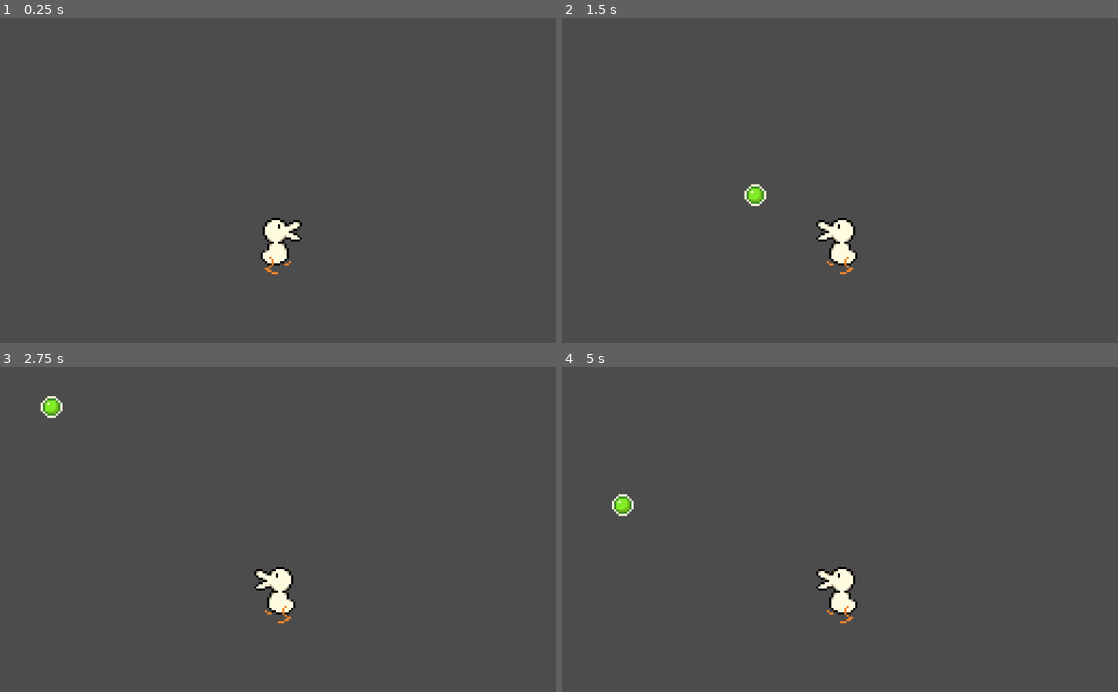
Above: before the commit, frames 1-4 (two rows, left to right).
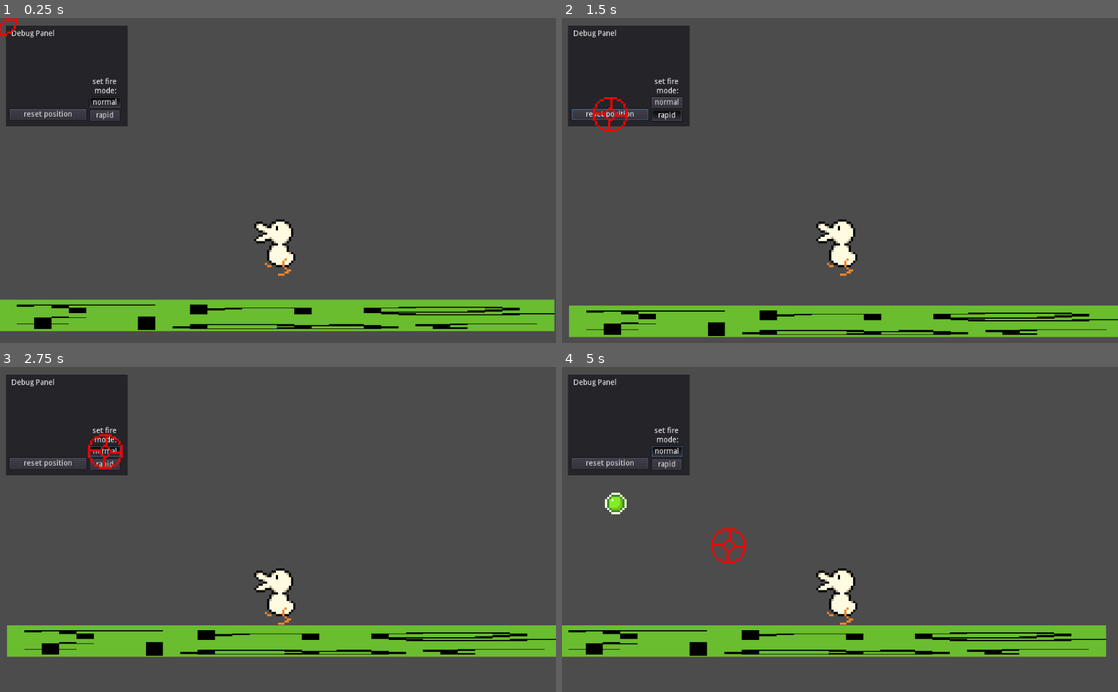
Above: after the commit, the same moments.

Repository: OwlBag/peanor
Game: Godot game, scene res://scenes/world.tscn
The game is run twice, just before and just after one commit, with the same random seed, the same clock (stepped at 60 frames per second) and the same inputs. Before the commit the project starts from res://scenes/main.tscn.
Inputs (mouse positions are in pixels of both pictures, inside the frame that each line leads up to):
- Up to frame 1 (0.25 s): no input
- Up to frame 2 (1.5 s): click (667, 115) at 0.5 s, where only the run after the commit has a clickable "rapid"; click (612, 115) at 1.25 s, where only the run after the commit has a clickable "reset position"
- Up to frame 3 (2.75 s): click (105, 451) at 2 s, where only the run after the commit has a clickable "normal"
- Up to frame 4 (5 s): click (667, 451) at 2.75 s, where only the run after the commit has a clickable "normal"; move the mouse to (962, 513) at 3.52 s; hold D (player_right, bound only after the commit) 3.53-4.28 s; click (962, 513) at 3.67 s; move the mouse to (728, 545) at 4.27 s; hold A (player_left, bound only after the commit) from 4.28 s (still down); click (728, 545) at 4.42 s

The runs differ from the first frame. In frame 1, 17% of the frame differs, in the area x 0-100%, y 0-97%; in frame 2, 17%; in frame 3, 16%; in frame 4, 17%, in the area x 0-98%, y 2-90%.

Commit message:
moving and debug stuff

Diff:
--- /dev/null
+++ b/fireModeToggleButtonGroup.tres
@@ -0,0 +1,3 @@
+[gd_resource type="ButtonGroup" format=2]
+
+[resource]
--- a/project.godot
+++ b/project.godot
@@ -11,7 +11,7 @@
 [application]
 
 config/name="Peanor"
-run/main_scene="res://scenes/main.tscn"
+run/main_scene="res://scenes/world.tscn"
 config/icon="res://icon.png"
 
 [gui]
@@ -42,6 +42,24 @@
 "svg/scale": 1.0
 }
 
+[input]
+
+player_left={
+"deadzone": 0.5,
+"events": [ Object(InputEventKey,"resource_local_to_scene":false,"resource_name":"","device":0,"alt":false,"shift":false,"control":false,"meta":false,"command":false,"pressed":false,"scancode":65,"physical_scancode":0,"unicode":0,"echo":false,"script":null)
+ ]
+}
+player_right={
+"deadzone": 0.5,
+"events": [ Object(InputEventKey,"resource_local_to_scene":false,"resource_name":"","device":0,"alt":false,"shift":false,"control":false,"meta":false,"command":false,"pressed":false,"scancode":68,"physical_scancode":0,"unicode":0,"echo":false,"script":null)
+ ]
+}
+player_jump={
+"deadzone": 0.5,
+"events": [ Object(InputEventKey,"resource_local_to_scene":false,"resource_name":"","device":0,"alt":false,"shift":false,"control":false,"meta":false,"command":false,"pressed":false,"scancode":0,"physical_scancode":32,"unicode":0,"echo":false,"script":null)
+ ]
+}
+
 [physics]
 
 common/enable_pause_aware_picking=true
--- /dev/null
+++ b/scenes/crosshair.gd
@@ -0,0 +1,16 @@
+extends Node2D
+
+
+# Declare member variables here. Examples:
+# var a = 2
+# var b = "text"
+
+
+# Called when the node enters the scene tree for the first time.
+func _ready():
+	Input.set_mouse_mode(Input.MOUSE_MODE_HIDDEN)
+
+
+# Called every frame. 'delta' is the elapsed time since the previous frame.
+func _process(delta):
+	position = get_global_mouse_position()
--- /dev/null
+++ b/scenes/crosshair.tscn
@@ -0,0 +1,11 @@
+[gd_scene load_steps=3 format=2]
+
+[ext_resource path="res://assets/sprites/peanor/crosshair.png" type="Texture" id=1]
+[ext_resource path="res://scenes/crosshair.gd" type="Script" id=2]
+
+[node name="crosshair" type="Node2D"]
+scale = Vector2( 4, 4 )
+script = ExtResource( 2 )
+
+[node name="Sprite" type="Sprite" parent="."]
+texture = ExtResource( 1 )
--- /dev/null
+++ b/scenes/debug.gd
@@ -0,0 +1,28 @@
+extends Control
+
+
+# Declare member variables here. Examples:
+# var a = 2
+# var b = "text"
+
+var peanor
+
+# Called when the node enters the scene tree for the first time.
+func _ready():
+	peanor = get_tree().get_root().find_node("Peanor", true, false)
+
+
+# Called every frame. 'delta' is the elapsed time since the previous frame.
+#func _process(delta):
+#	pass
+
+func _on_normalbtn_pressed():
+	peanor.setFireMode(0)
+
+func _on_rapidbtn_pressed():
+	peanor.setFireMode(1)
+
+func _on_resetbtn_pressed():
+	peanor.global_position = Vector2(500, 400)
+	peanor.velocity.y = 100
+	peanor.move_and_slide(peanor.velocity)
--- /dev/null
+++ b/scenes/debug.tscn
@@ -0,0 +1,64 @@
+[gd_scene load_steps=4 format=2]
+
+[ext_resource path="res://fireModeToggleButtonGroup.tres" type="ButtonGroup" id=1]
+[ext_resource path="res://scenes/debug.gd" type="Script" id=3]
+
+[sub_resource type="Theme" id=2]
+
+[node name="Control" type="Control"]
+margin_right = 223.0
+margin_bottom = 185.0
+theme = SubResource( 2 )
+script = ExtResource( 3 )
+
+[node name="WindowDialog" type="Panel" parent="."]
+margin_right = 224.0
+margin_bottom = 186.0
+
+[node name="Label" type="Label" parent="WindowDialog"]
+margin_left = 10.0
+margin_top = 8.0
+margin_right = 90.0
+margin_bottom = 22.0
+text = "Debug Panel"
+
+[node name="normalbtn" type="Button" parent="."]
+margin_left = 154.0
+margin_top = 132.0
+margin_right = 211.0
+margin_bottom = 152.0
+rect_pivot_offset = Vector2( 33, 10 )
+toggle_mode = true
+pressed = true
+group = ExtResource( 1 )
+text = "normal"
+
+[node name="rapidbtn" type="Button" parent="."]
+margin_left = 155.0
+margin_top = 156.0
+margin_right = 209.0
+margin_bottom = 176.0
+rect_pivot_offset = Vector2( 33, 10 )
+toggle_mode = true
+group = ExtResource( 1 )
+text = "rapid"
+
+[node name="Label" type="Label" parent="."]
+margin_left = 141.0
+margin_top = 97.0
+margin_right = 227.0
+margin_bottom = 128.0
+text = "set fire
+mode:"
+align = 1
+
+[node name="resetbtn" type="Button" parent="."]
+margin_left = 7.0
+margin_top = 154.0
+margin_right = 148.0
+margin_bottom = 174.0
+text = "reset position"
+
+[connection signal="pressed" from="normalbtn" to="." method="_on_normalbtn_pressed"]
+[connection signal="pressed" from="rapidbtn" to="." method="_on_rapidbtn_pressed"]
+[connection signal="pressed" from="resetbtn" to="." method="_on_resetbtn_pressed"]
--- a/scenes/main.tscn
+++ /dev/null
@@ -1,33 +0,0 @@
-[gd_scene load_steps=7 format=2]
-
-[ext_resource path="res://assets/sprites/peanor/peanor.png" type="Texture" id=1]
-[ext_resource path="res://scripts/player.gd" type="Script" id=2]
-[ext_resource path="res://assets/sounds/peanor/fire.wav" type="AudioStream" id=3]
-[ext_resource path="res://assets/sounds/peanor/machinegun.wav" type="AudioStream" id=4]
-
-[sub_resource type="AudioStreamRandomPitch" id=1]
-audio_stream = ExtResource( 3 )
-
-[sub_resource type="AudioStreamRandomPitch" id=2]
-audio_stream = ExtResource( 4 )
-random_pitch = 1.08
-
-[node name="Node2D" type="Node2D"]
-
-[node name="Peanor" type="Node2D" parent="."]
-position = Vector2( 512, 417 )
-scale = Vector2( 4, 4 )
-script = ExtResource( 2 )
-
-[node name="Camera2D" type="Camera2D" parent="Peanor"]
-position = Vector2( 0, -30 )
-scale = Vector2( 0.25, 0.25 )
-
-[node name="PeaSound" type="AudioStreamPlayer" parent="Peanor"]
-stream = SubResource( 1 )
-
-[node name="PeanorSprite" type="Sprite" parent="Peanor"]
-texture = ExtResource( 1 )
-
-[node name="GunSound" type="AudioStreamPlayer" parent="Peanor"]
-stream = SubResource( 2 )
--- /dev/null
+++ b/scenes/normalbtn.gd
@@ -0,0 +1,21 @@
+extends Button
+
+
+# Declare member variables here. Examples:
+# var a = 2
+# var b = "text"
+var btngroup
+
+# Called when the node enters the scene tree for the first time.
+func _ready():
+	pass
+
+
+# Called every frame. 'delta' is the elapsed time since the previous frame.
+#func _process(delta):
+#	pass
+
+
+
+func _on_normalbtn_pressed():
+	get_tree().root.find_node("Peanor").fireMode
--- a/scenes/pea.tscn
+++ b/scenes/pea.tscn
@@ -4,6 +4,7 @@
 [ext_resource path="res://scripts/pea.gd" type="Script" id=2]
 
 [node name="Pea" type="Node2D"]
+scale = Vector2( 4, 4 )
 script = ExtResource( 2 )
 
 [node name="Pea" type="Sprite" parent="."]
--- /dev/null
+++ b/scenes/peanor.tscn
@@ -0,0 +1,46 @@
+[gd_scene load_steps=9 format=2]
+
+[ext_resource path="res://assets/sprites/peanor/peanor.png" type="Texture" id=1]
+[ext_resource path="res://scripts/player.gd" type="Script" id=2]
+[ext_resource path="res://assets/sounds/peanor/fire.wav" type="AudioStream" id=3]
+[ext_resource path="res://assets/sounds/peanor/machinegun.wav" type="AudioStream" id=4]
+[ext_resource path="res://scenes/debug.tscn" type="PackedScene" id=5]
+
+[sub_resource type="AudioStreamRandomPitch" id=1]
+audio_stream = ExtResource( 3 )
+
+[sub_resource type="AudioStreamRandomPitch" id=2]
+audio_stream = ExtResource( 4 )
+random_pitch = 1.08
+
+[sub_resource type="RectangleShape2D" id=3]
+extents = Vector2( 6, 13 )
+
+[node name="Peanor" type="KinematicBody2D"]
+scale = Vector2( 4, 4 )
+script = ExtResource( 2 )
+
+[node name="Camera2D" type="Camera2D" parent="."]
+position = Vector2( 0, -30 )
+scale = Vector2( 0.25, 0.25 )
+current = true
+
+[node name="Control" parent="Camera2D" instance=ExtResource( 5 )]
+margin_left = -501.0
+margin_top = -286.0
+margin_right = -278.0
+margin_bottom = -101.0
+
+[node name="PeaSound" type="AudioStreamPlayer" parent="."]
+stream = SubResource( 1 )
+
+[node name="PeanorSprite" type="Sprite" parent="."]
+texture = ExtResource( 1 )
+
+[node name="GunSound" type="AudioStreamPlayer" parent="."]
+stream = SubResource( 2 )
+volume_db = -3.0
+
+[node name="CollisionShape2D" type="CollisionShape2D" parent="."]
+position = Vector2( -1, 1 )
+shape = SubResource( 3 )
--- /dev/null
+++ b/scenes/world.tscn
@@ -0,0 +1,33 @@
+[gd_scene load_steps=6 format=2]
+
+[ext_resource path="res://scenes/peanor.tscn" type="PackedScene" id=1]
+[ext_resource path="res://scenes/crosshair.tscn" type="PackedScene" id=2]
+[ext_resource path="res://assets/music/funky music.ogg" type="AudioStream" id=3]
+[ext_resource path="res://assets/sprites/test/floor.png" type="Texture" id=4]
+
+[sub_resource type="RectangleShape2D" id=1]
+extents = Vector2( 512, 29.25 )
+
+[node name="Node2D" type="Node2D"]
+
+[node name="Peanor" parent="." instance=ExtResource( 1 )]
+position = Vector2( 514, 422 )
+
+[node name="StaticBody2D" type="StaticBody2D" parent="."]
+
+[node name="CollisionShape2D" type="CollisionShape2D" parent="StaticBody2D"]
+position = Vector2( 512, 570.25 )
+shape = SubResource( 1 )
+
+[node name="ColorRect" type="Sprite" parent="StaticBody2D"]
+position = Vector2( 512, 571 )
+scale = Vector2( 31.9375, 1.8125 )
+texture = ExtResource( 4 )
+
+[node name="crosshair" parent="." instance=ExtResource( 2 )]
+position = Vector2( 189, -127 )
+
+[node name="BGM" type="AudioStreamPlayer" parent="."]
+stream = ExtResource( 3 )
+volume_db = -5.0
+autoplay = true
--- a/scripts/pea.gd
+++ b/scripts/pea.gd
@@ -1,7 +1,6 @@
 extends Node2D
 
-var speed = 0;
-var direction = Vector2(0, 0);
+var peaVelocity = Vector2.ZERO
 
 var lifeTime = 60;
 
@@ -12,7 +11,7 @@
 
 # Called every frame. 'delta' is the elapsed time since the previous frame.
 func _process(delta):
-	position += direction * speed
+	position += peaVelocity * delta
 	lifeTime -= 1;
 
 	if lifeTime <= 0:
@@ -22,8 +21,7 @@
 	global_position = initialPosition
 	scale = Vector2(0.2, 0.2)
 	var tween = create_tween().set_trans(Tween.TRANS_BACK).set_ease(Tween.EASE_OUT)
-	tween.tween_property(self, "scale", Vector2(1, 1), 0.2)
+	tween.tween_property(self, "scale", Vector2(4, 4), 0.2)
 
-func setVelocity(newSpeed, newDirection):
-	speed = newSpeed;
-	direction = newDirection;
+func setVelocity(velocity):
+	peaVelocity = velocity
--- a/scripts/player.gd
+++ b/scripts/player.gd
@@ -1,9 +1,9 @@
-extends Node2D
+extends KinematicBody2D
 
 var mousePos = Vector2(0, 0)
 
 var firing = false
-var fireDelay = 10;
+var fireDelay = 0;
 var fireCountdown = 0;
 
 var fireOffset = Vector2(30, -20);
@@ -18,59 +18,100 @@
 enum {FIREMODE_NORMAL, FIREMODE_RAPID}
 
 var fireMode = FIREMODE_NORMAL
+var spread = 0
+var fireSpeed = 750;
 
 var spreadRng = RandomNumberGenerator.new()
+var speed = 500
+var velocity = Vector2.ZERO
+var falling = true
 
 # Called when the node enters the scene tree for the first time.
 func _ready():
-	mousePos = get_global_mouse_position()
+	adjustMousePos()
 	spreadRng.randomize()
+	setFireMode(FIREMODE_NORMAL)
+
 
 
 # Called every frame. 'delta' is the elapsed time since the previous frame.
 func _process(delta):
+	adjustMousePos()
 	if fireCountdown <= 0:
 		if firing:
-			fire(position, mousePos);
+			fire(position, mousePos, fireSpeed);
 			fireCountdown = fireDelay
 	else:
 		fireCountdown -= 1;
+
+	if Input.is_action_pressed("player_right"):
+		velocity.x = speed
+	elif Input.is_action_pressed("player_left"):
+		velocity.x = -speed
+	else:
+		velocity.x = 0
+
+
+func _physics_process(delta):
+	if !is_on_wall():
+		velocity.y += 10
+	else:
+		velocity.y = 0
+
+	if velocity.y != 0:
+		move_and_slide_with_snap(Vector2(0, velocity.y), Vector2(0, 1))
+
+	if velocity.x != 0:
+		move_and_slide_with_snap(Vector2(velocity.x, 0), Vector2(speed, 0))
 
 func _unhandled_input(event):
 #	print(event.as_text())
 	match event.get_class():
 		"InputEventMouseMotion":
-			mousePos = event.position
-			if mousePos.x < position.x:
-				mySprite.scale.x = -1
-				fireOffset.x = -30
-			else:
-				mySprite.scale.x = 1
-				fireOffset.x = 30
+			mousePos = event.position - get_viewport_rect().size/2 + position
 
 		"InputEventMouseButton":
-			if event.pressed:
-				firing = true
-				if event.doubleclick:
-					print ("double click")
-			else:
-				firing = false
+			if event.button_index == BUTTON_LEFT:
+				if event.pressed:
+					firing = true
+					if event.doubleclick:
+						print ("double click")
+				else:
+					firing = false
 
+func adjustMousePos():
+	mousePos = get_local_mouse_position()*4 + global_position
 
-func fire(positionFrom, positionTowards, speed = 3):
+	if mousePos.x < global_position.x:
+		mySprite.scale.x = -1
+		fireOffset.x = -30
+	else:
+		mySprite.scale.x = 1
+		fireOffset.x = 30
+
+func fire(positionFrom, positionTowards, speed = 1000):
 	var pea = peaScene.instance()
-	add_child(pea)
+	get_parent().add_child(pea)
 
 	if fireMode == FIREMODE_NORMAL:
 		peaSoundPlayer.play()
 	elif fireMode == FIREMODE_RAPID:
 		gunSoundPlayer.play()
 
-	var spread = 0
-
 	var fireVector = (positionTowards - (positionFrom + fireOffset)).normalized();
 	fireVector += Vector2(spreadRng.randf_range(-spread, spread), spreadRng.randf_range(-spread, spread))
 	fireVector = fireVector.normalized();
 
 	pea.init(positionFrom + fireOffset);
-	pea.setVelocity(speed, fireVector);
+	pea.setVelocity((speed * fireVector) + velocity);
+
+func setFireMode(mode):
+	fireMode = mode;
+	if fireMode == FIREMODE_NORMAL:
+		fireDelay = 10;
+		spread = 0;
+		fireSpeed = 750;
+	elif fireMode == FIREMODE_RAPID:
+		fireDelay = 3;
+		spread = 0.2;
+		fireSpeed = 1000;
Not shown, added: assets/music/funky music.ogg.import
Binary file added: assets/sprites/peanor/Sprite-0002.aseprite
Binary file added: assets/sprites/peanor/crosshair.png
Not shown, added: assets/sprites/peanor/crosshair.png.import
Binary file added: assets/sprites/test/floor.png
Not shown, added: assets/sprites/test/floor.png.import
Not shown, added: assets/music/funky music.ogg
